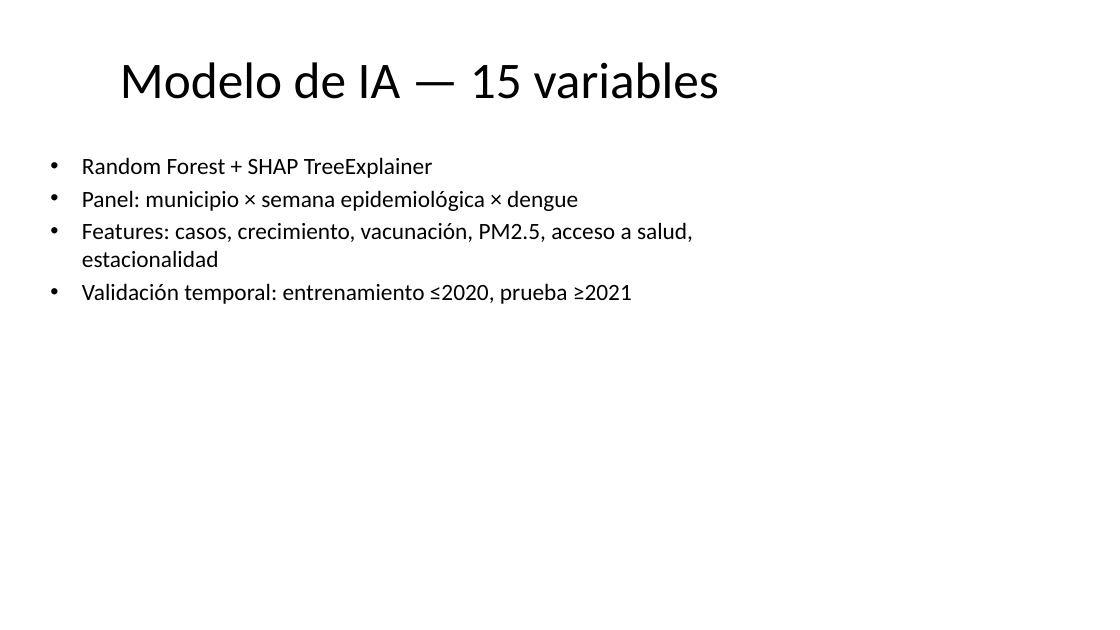
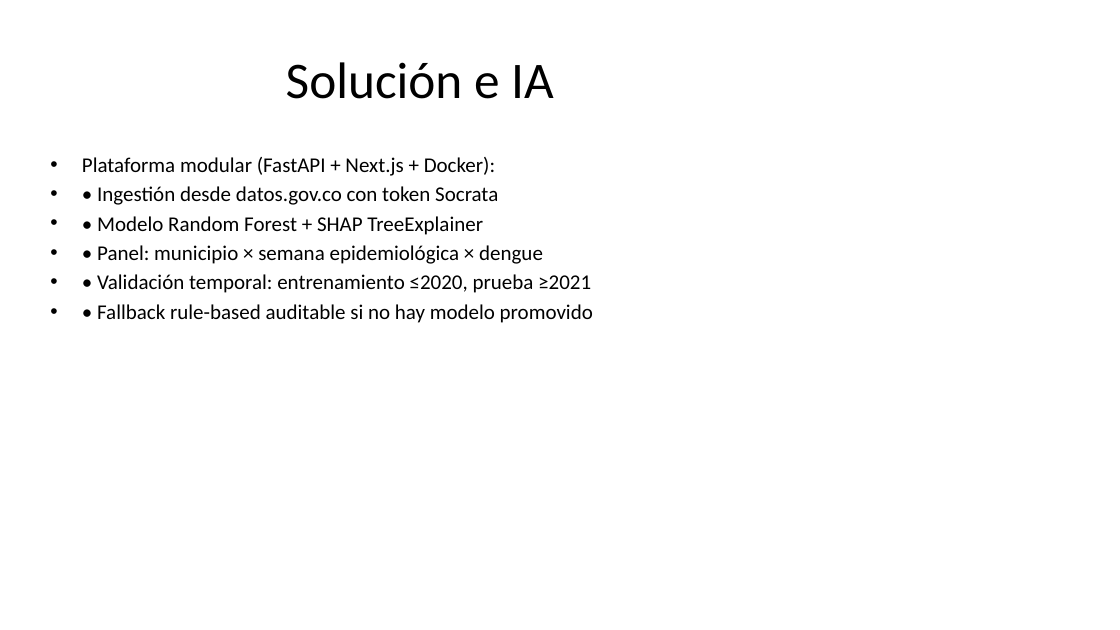
Before and after one commit to luisrapalino/concurso-datos-abiertos-colombia-2026, a slide deck: slide 4 of RECURSOS/Presentacion.pptx (slide 5 before the commit). Drawn at 1120x630 pixels with LibreOffice and Linux fonts; fonts in the diff are those of the drawing. Boxes give left, top, right and bottom in pixels: in the first picture for what was removed or moved away, otherwise in the second. Text is boxed around its words. In the diff, an @@ line names an element or a change of style, - is before the commit and + after.

```diff
--- a/RECURSOS/Presentacion.pptx
+++ b/RECURSOS/Presentacion.pptx
@@ title at [286, 62, 554, 99]: text changed @@
-Modelo de IA — 15 variables
+Solución e IA
@@ text at [82, 157, 593, 323]: text changed; size 20 to 18 pt @@
-• Random Forest + SHAP TreeExplainer
-• Panel: municipio × semana epidemiológica × dengue
-• Features: casos, crecimiento, vacunación, PM2.5, acceso a salud, estacionalidad
-• Validación temporal: entrenamiento ≤2020, prueba ≥2021
+• Plataforma modular (FastAPI + Next.js + Docker):
+• • Ingestión desde datos.gov.co con token Socrata
+• • Modelo Random Forest + SHAP TreeExplainer
+• • Panel: municipio × semana epidemiológica × dengue
+• • Validación temporal: entrenamiento ≤2020, prueba ≥2021
+• • Fallback rule-based auditable si no hay modelo promovido
```
Also in this commit, not shown: 4 other slides changed, 3 slides added, 3 slides removed, 3 other files.
